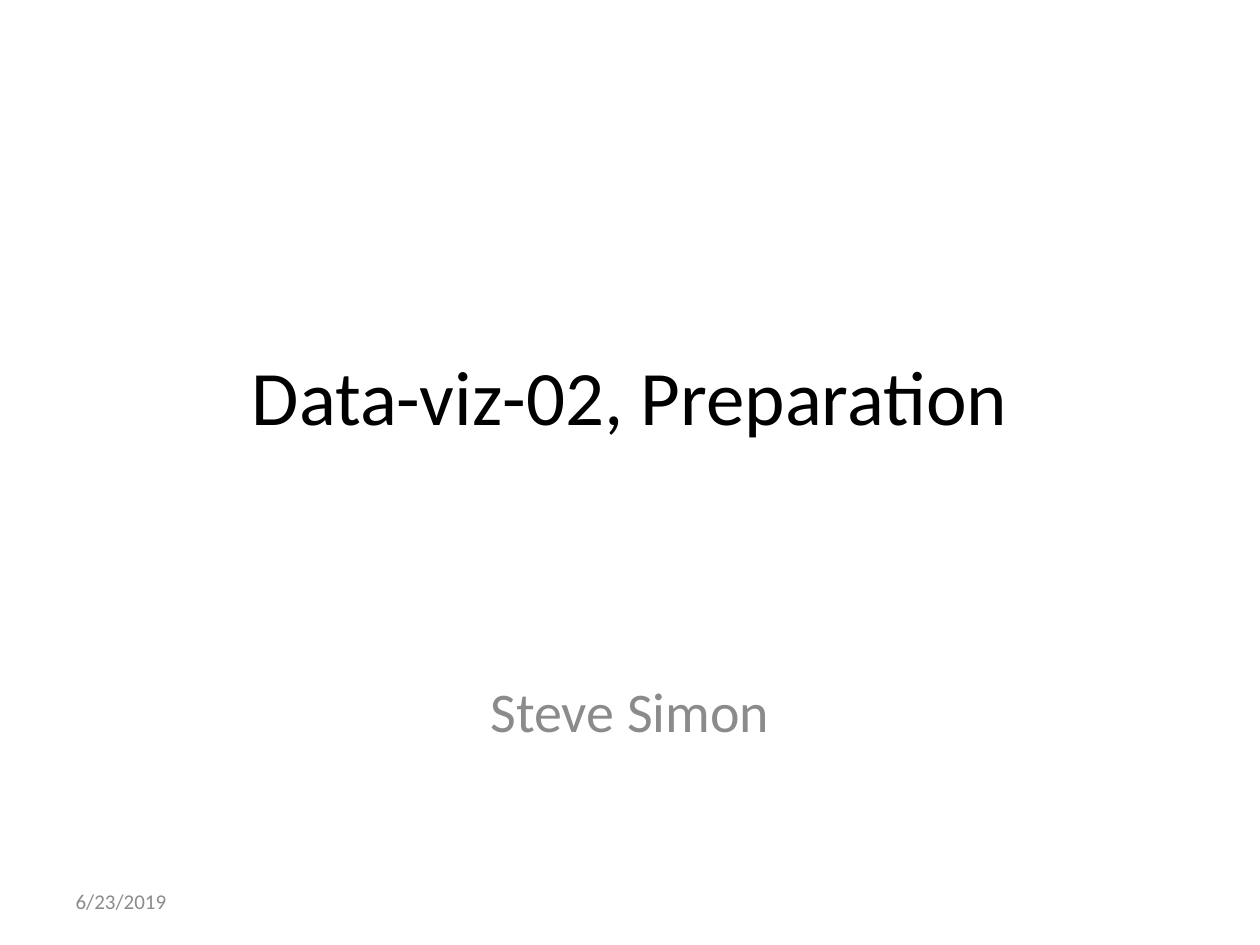
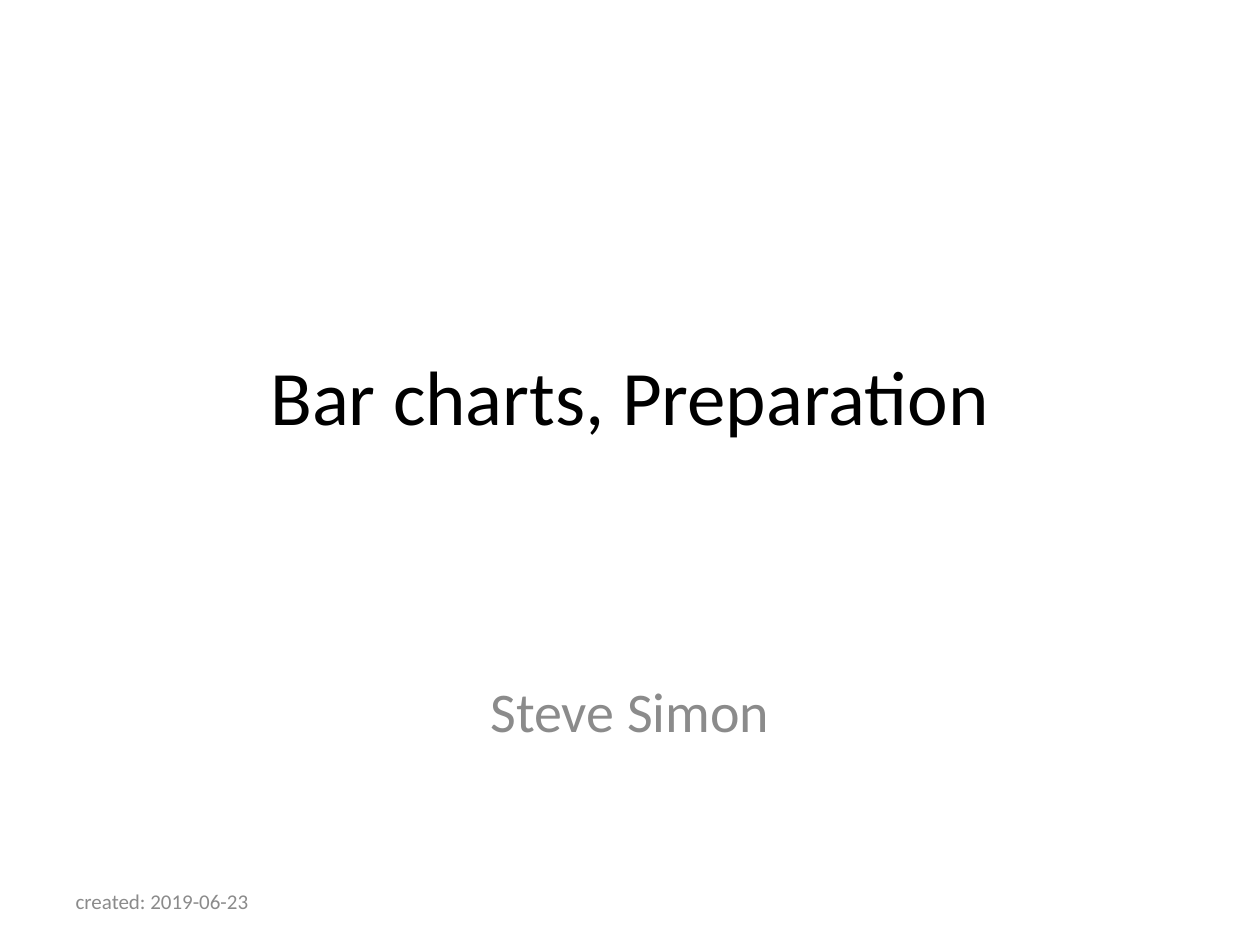
Before and after one commit to pmean/data-visualization, a slide deck: slide 1 of data-viz-02/component/preparation.pptx. Drawn at 1260x945 pixels with LibreOffice and Linux fonts; fonts in the diff are those of the drawing. Boxes give left, top, right and bottom in pixels: in the first picture for what was removed or moved away, otherwise in the second. Text is boxed around its words. In the diff, an @@ line names an element or a change of style, - is before the commit and + after.

```diff
--- a/data-viz-02/component/preparation.pptx
+++ b/data-viz-02/component/preparation.pptx
@@ title at bbox=[270, 371, 989, 438]: text changed @@
-Data-viz-02, Preparation
+Bar charts, Preparation
@@ text at bbox=[76, 894, 248, 909]: text changed @@
-6/23/2019
+created: 2019-06-23
```
Also in this commit, not shown: 5 other slides changed, 2 slides added, 1 slide removed, 25 other files.
